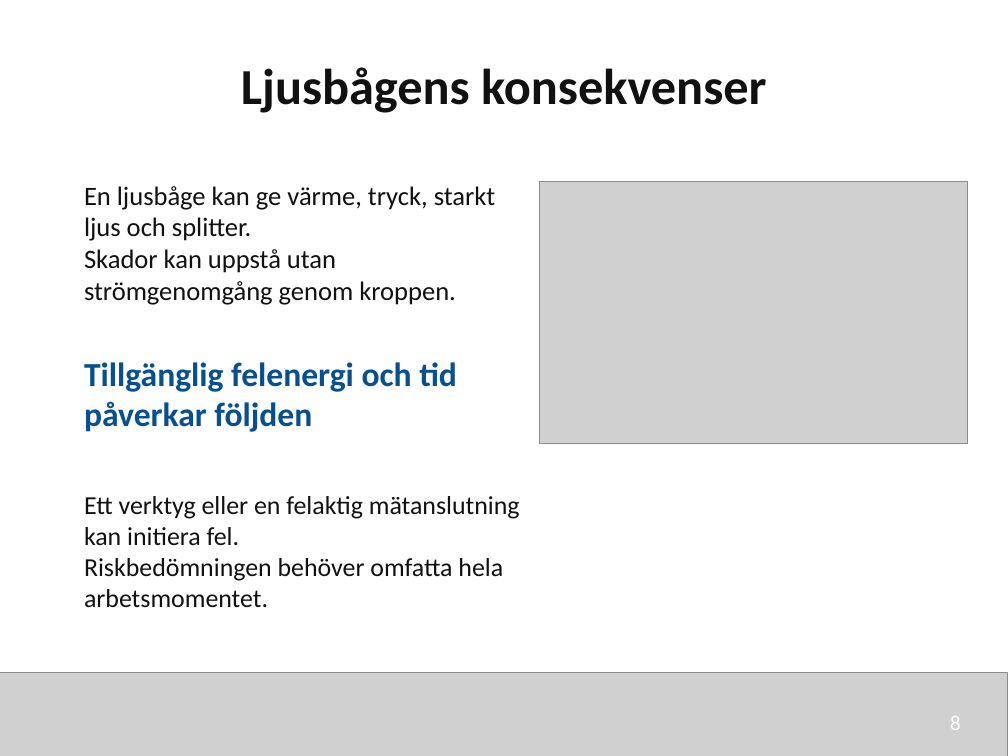
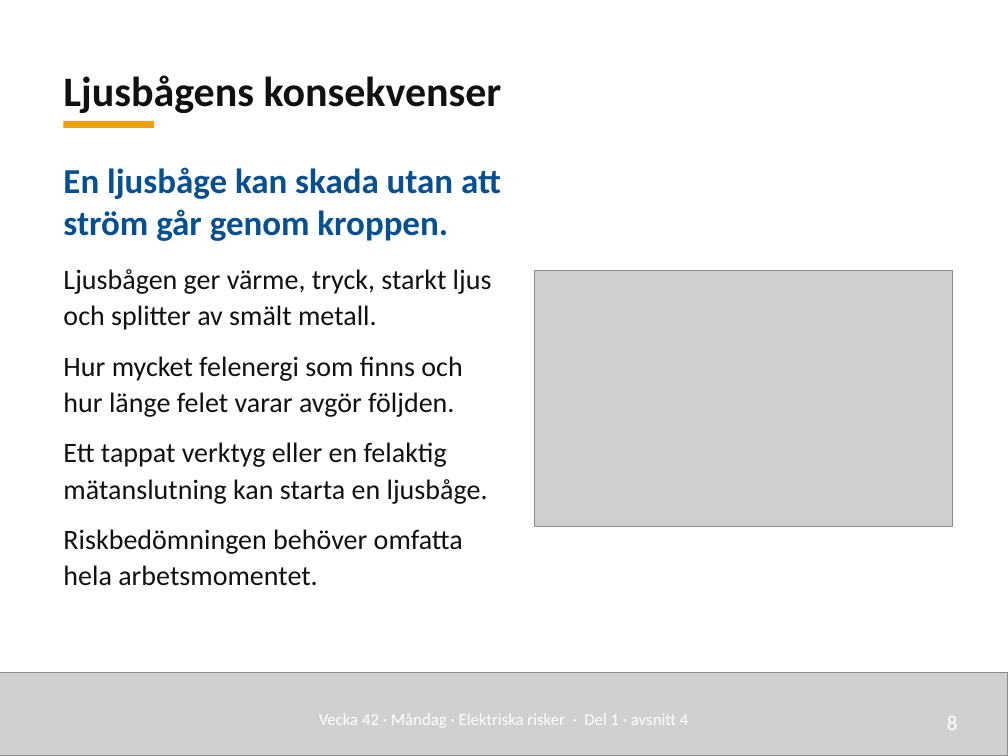
Before and after one commit to nj22az/nj22az.github.io, a slide deck: slide 8 of sjoskolan/vecka-42/aktuell/v42_01_Elektriska_risker_elev.pptx. Drawn at 1008x756 pixels with LibreOffice and Linux fonts; fonts in the diff are those of the drawing; grey boxes stand for pictures. Boxes give left, top, right and bottom in pixels: in the first picture for what was removed or moved away, otherwise in the second. Text is boxed around its words. In the diff, an @@ line names an element or a change of style, - is before the commit and + after.

```diff
--- a/sjoskolan/vecka-42/aktuell/v42_01_Elektriska_risker_elev.pptx
+++ b/sjoskolan/vecka-42/aktuell/v42_01_Elektriska_risker_elev.pptx
@@ text "Ljusbågens konsekvenser": place and size @@
-text "Ljusbågens konsekvenser" at box(241, 67, 766, 113)
+text "Ljusbågens konsekvenser" at box(63, 75, 502, 113)
@@ text "Ljusbågens konsekvenser" at box(63, 75, 502, 113): size 36 to 30 pt; alignment centre to left; line spacing 1 to 1.08; vertical alignment top to bottom @@
@@ rectangle added at box(64, 121, 154, 128), fill #EDA100 @@
@@ text added at box(63, 167, 501, 586), 20 pt, text #111111 @@
+En ljusbåge kan skada utan att ström går genom kroppen.
+Ljusbågen ger värme, tryck, starkt ljus och splitter av smält metall.
+Hur mycket felenergi som finns och hur länge felet varar avgör följden.
+Ett tappat verktyg eller en felaktig mätanslutning kan starta en ljusbåge.
+Riskbedömningen behöver omfatta hela arbetsmomentet.
@@ text removed at box(84, 186, 495, 305) @@
-En ljusbåge kan ge värme, tryck, starkt ljus och splitter.
-Skador kan uppstå utan strömgenomgång genom kroppen.
@@ picture: place and size @@
-picture at box(539, 181, 968, 444)
+picture at box(534, 270, 953, 526)
@@ text removed at box(84, 362, 457, 432) @@
-Tillgänglig felenergi och tid påverkar följden
@@ text removed at box(84, 496, 520, 607) @@
-Ett verktyg eller en felaktig mätanslutning kan initiera fel.
-Riskbedömningen behöver omfatta hela arbetsmomentet.
@@ text added at box(319, 714, 688, 727), 12 pt, text #FFFFFF @@
+Vecka 42 · Måndag · Elektriska risker · Del 1 · avsnitt 4
@@ text "8" at box(947, 716, 958, 730): line spacing 1 to 1.08 @@
```
Also in this commit, not shown: 8 other slides changed, 11 slides added, 27 slides removed, 59 other files.
